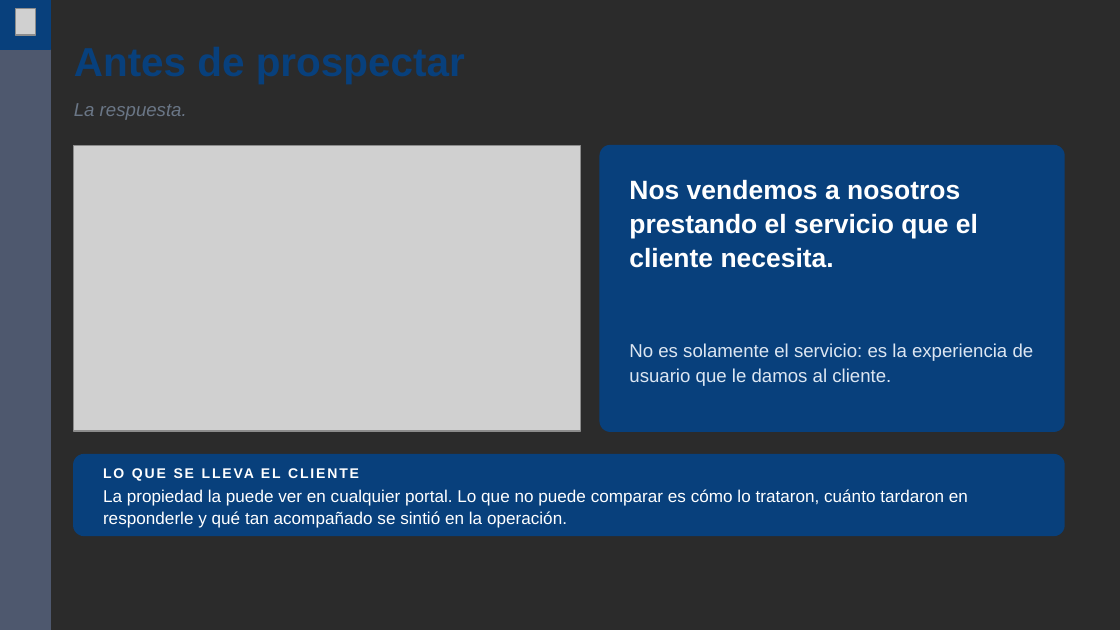
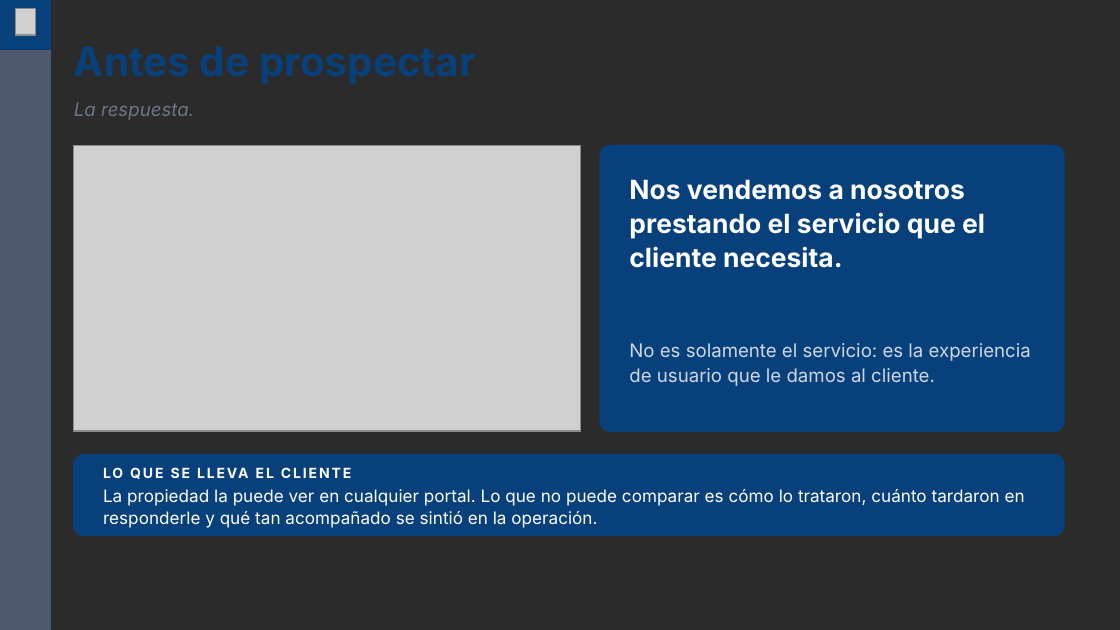
Before and after one commit to marcenapo-hub/KrakRealEstate, a slide deck: slide 7 of capacitaciones/prospeccion/Prospeccion.pptx. Drawn at 1120x630 pixels with LibreOffice and Linux fonts; fonts in the diff are those of the drawing; grey boxes stand for pictures; background and template pictures are left out; a plain dark background stands for a picture behind light text. Boxes give left, top, right and bottom in pixels: in the first picture for what was removed or moved away, otherwise in the second. Text is boxed around its words. In the diff, an @@ line names an element or a change of style, - is before the commit and + after.

```diff
--- a/capacitaciones/prospeccion/Prospeccion.pptx
+++ b/capacitaciones/prospeccion/Prospeccion.pptx
@@ text "No es solamente el servicio: ..." at (629, 343, 1031, 386): font Arial to Inter, text colour #DCE6F2 to #CDD8E4 @@
@@ font Arial to Inter in 5 elements at (74, 31, 1064, 90), (74, 102, 194, 120), (629, 179, 985, 268), (103, 460, 1037, 485), (103, 489, 1025, 528) @@
```
Also in this commit, not shown: 10 other slides changed, 6 other files.
